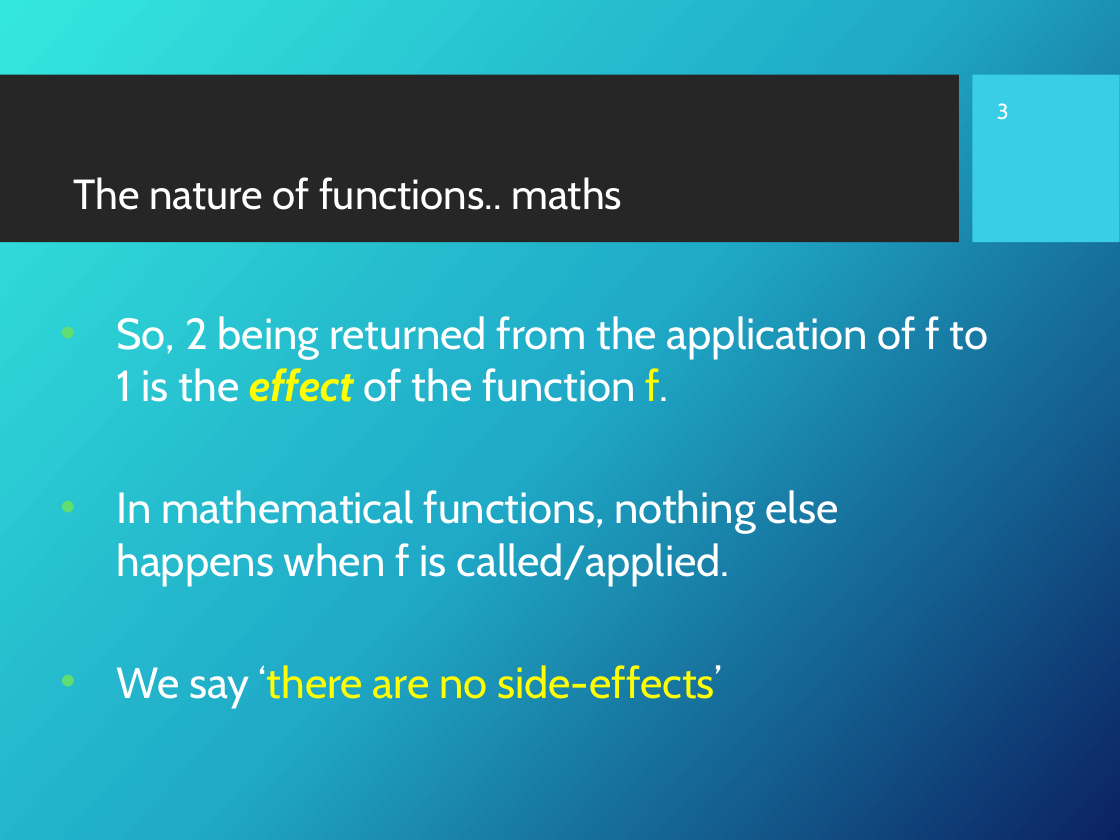
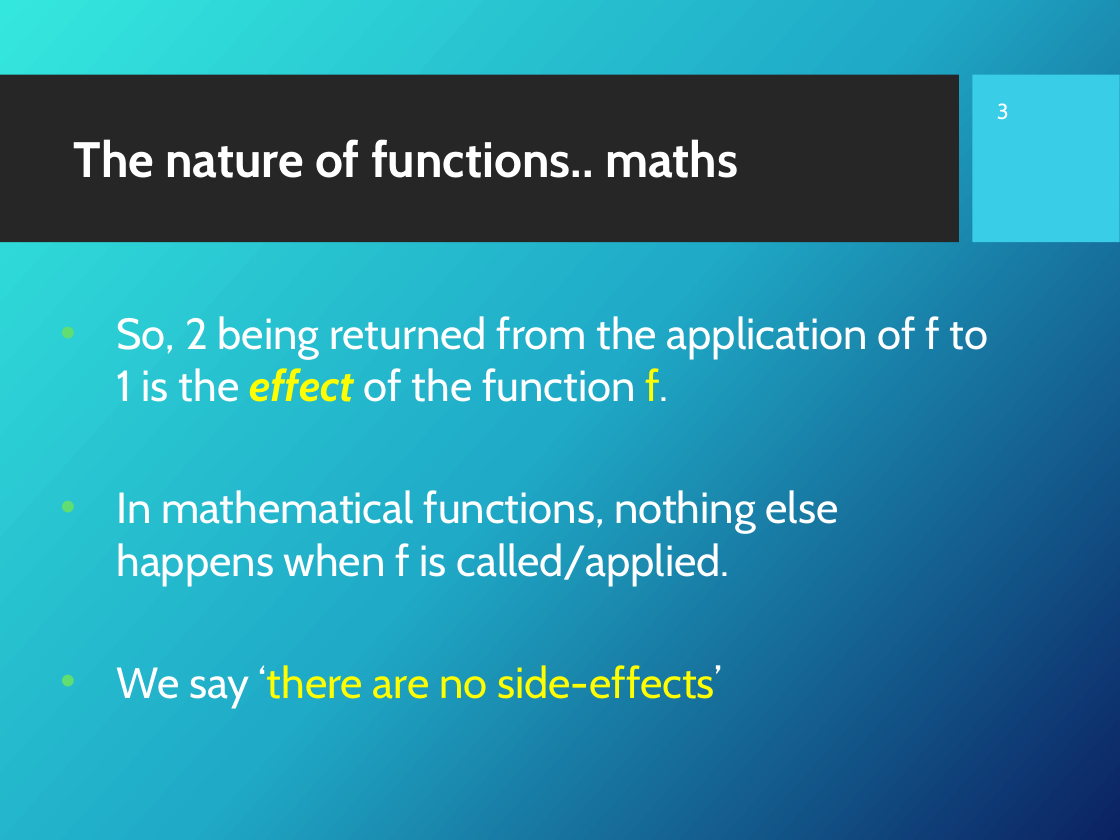
Before and after one commit to Fun-Prog-26/fun-prog-26, a slide deck: slide 4 of topic04-functions-and-lambda-calculus/unit-04a-lectures/talk-1/a-functions.pptx. Drawn at 1120x840 pixels with LibreOffice and Linux fonts; fonts in the diff are those of the drawing; background and template pictures are left out. Boxes give left, top, right and bottom in pixels: in the first picture for what was removed or moved away, otherwise in the second. Text is boxed around its words. In the diff, an @@ line names an element or a change of style, - is before the commit and + after.

```diff
--- a/topic04-functions-and-lambda-calculus/unit-04a-lectures/talk-1/a-functions.pptx
+++ b/topic04-functions-and-lambda-calculus/unit-04a-lectures/talk-1/a-functions.pptx
@@ title "The nature of functions.. maths": place and size @@
-title "The nature of functions.. maths" at (74, 177, 622, 210)
+title "The nature of functions.. maths" at (74, 139, 738, 178)
@@ title "The nature of functions.. maths" at (74, 139, 738, 178): size 27 to 32 pt, bold on @@
```
Also in this commit, not shown: 28 other slides changed, 7 other files.
